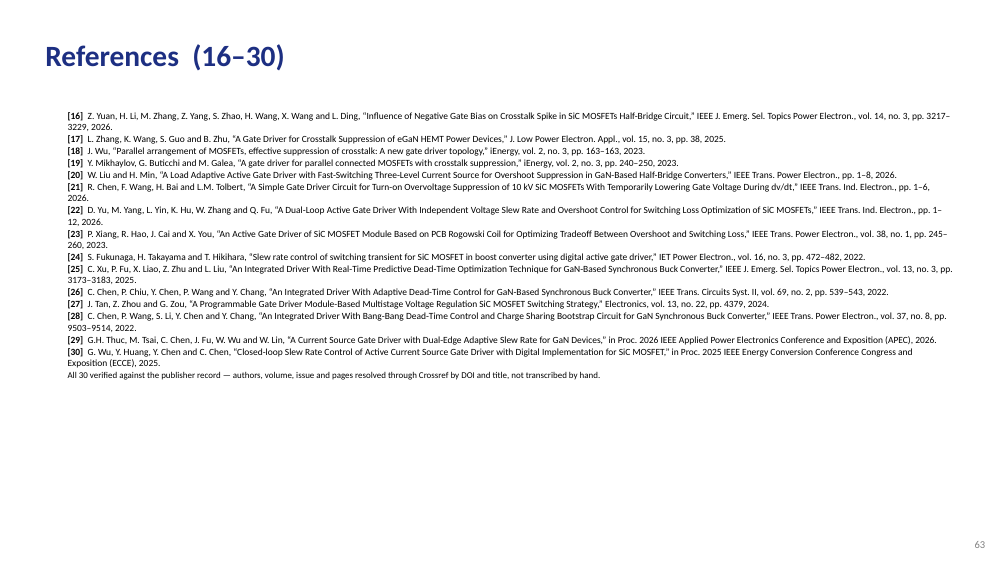
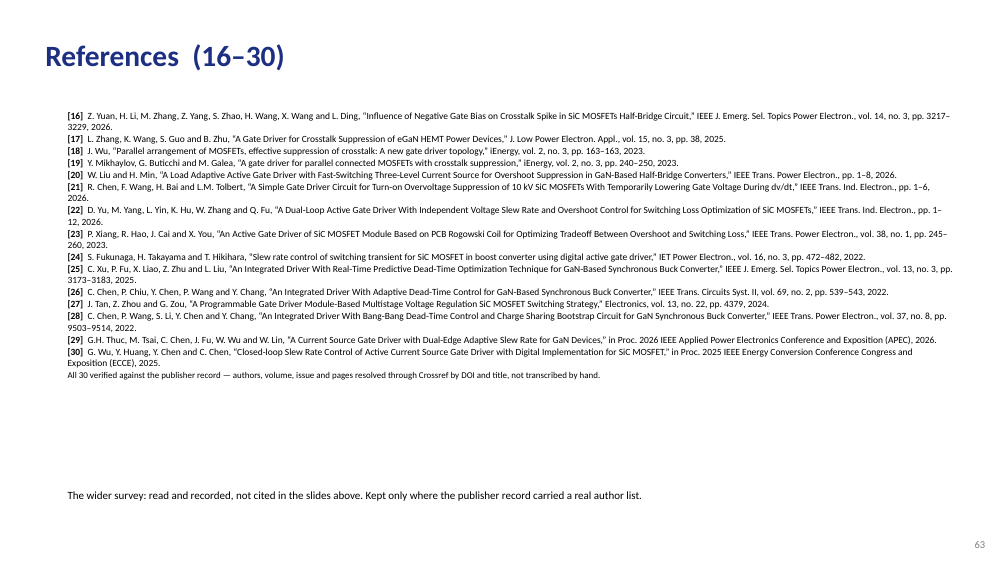
Before and after one commit to Amritha902/gan-driver, a slide deck: slide 63 of review/GaN_Review1_BACKUP.pptx. Drawn at 1008x567 pixels with LibreOffice and Linux fonts; fonts in the diff are those of the drawing. Boxes give left, top, right and bottom in pixels: in the first picture for what was removed or moved away, otherwise in the second. Text is boxed around its words. In the diff, an @@ line names an element or a change of style, - is before the commit and + after.

```diff
--- a/review/GaN_Review1_BACKUP.pptx
+++ b/review/GaN_Review1_BACKUP.pptx
@@ text added at (68, 491, 642, 501), 10.5 pt, text #000000 @@
+The wider survey: read and recorded, not cited in the slides above. Kept only where the publisher record carried a real author list.
```
Also in this commit, not shown: 1 other slide changed, 24 other files.
